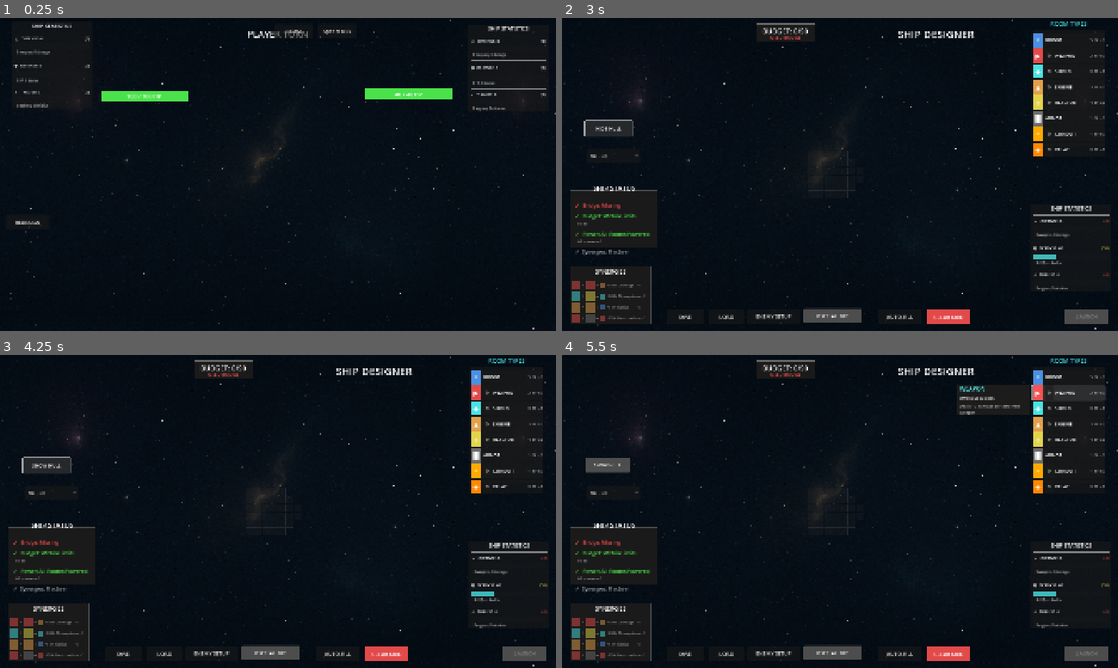
Above: before the commit, frames 1-4 (two rows, left to right).
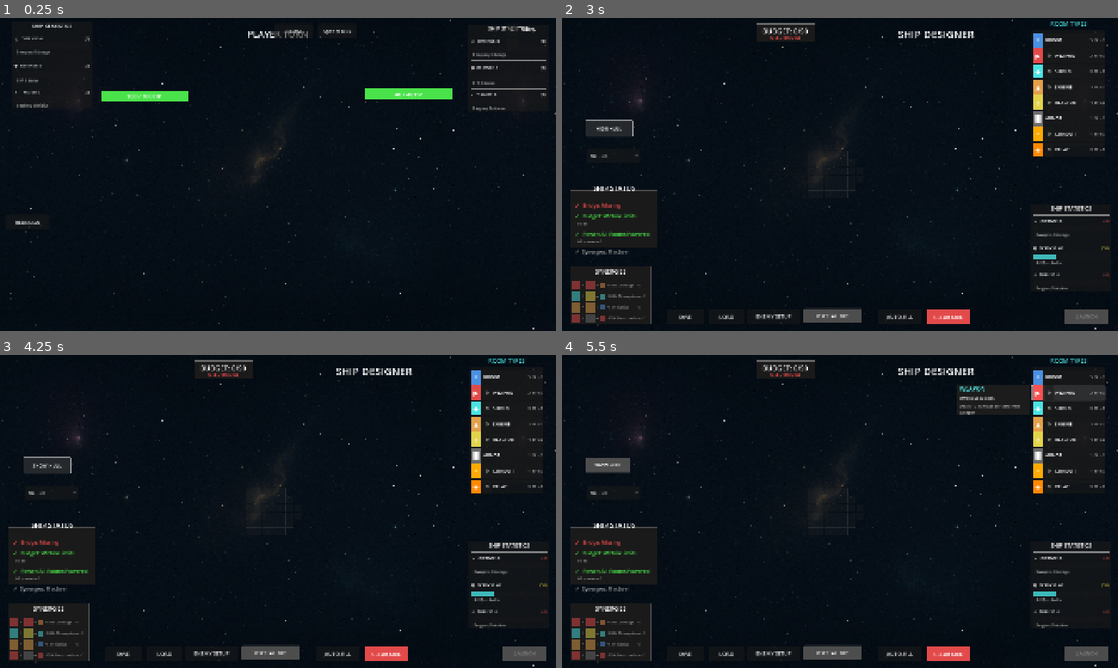
Above: after the commit, the same moments.

Repository: cautiouskurns/Startship-Designer
Game: Godot game, scene res://scenes/combat/Combat.tscn
Two runs of this game, one before a commit and one after it. Both use one fixed random seed, a clock stepped at 60 frames per second and the inputs below. This scene is started directly instead of the project's main scene. Sound files missing from this copy of the repository are replaced by a short silence.
Inputs (mouse positions are in pixels of both pictures, inside the frame that each line leads up to):
- Up to frame 1 (0.25 s): no input
- Up to frame 2 (3 s): click "REDESIGN" at 0.5 s; click "OVERLAY: OFF" at 1.25 s; click "OVERLAY: ON" at 2 s; click "SHOW HULL" at 2.75 s
- Up to frame 3 (4.25 s): click "HIDE HULL" at 3.5 s
- Up to frame 4 (5.5 s): click (1067, 376) at 4.25 s; click (1067, 392) at 5 s

The runs differ from the first frame. In frame 1, less than 0.1% of the frame differs, in the area x 91-97%, y 2-5%; in frame 2, less than 0.1%; in frame 3, less than 0.1%, in the area x 3-13%, y 32-38%; in frame 4, less than 0.1%.

Commit message:
feat: Add zoom controls to combat scene with mouse wheel and button support

Diff:
--- a/scenes/combat/Combat.tscn
+++ b/scenes/combat/Combat.tscn
@@ -184,6 +184,36 @@
 theme_override_font_sizes/font_size = 18
 text = "Speed: 0.5x"
 
+[node name="ZoomInButton" type="Button" parent="."]
+layout_mode = 0
+offset_left = 1750.0
+offset_top = 20.0
+offset_right = 1790.0
+offset_bottom = 60.0
+theme_override_font_sizes/font_size = 24
+text = "+"
+
+[node name="ZoomOutButton" type="Button" parent="."]
+layout_mode = 0
+offset_left = 1750.0
+offset_top = 70.0
+offset_right = 1790.0
+offset_bottom = 110.0
+theme_override_font_sizes/font_size = 24
+text = "−"
+
+[node name="ZoomLevelLabel" type="Label" parent="."]
+layout_mode = 0
+offset_left = 1800.0
+offset_top = 20.0
+offset_right = 1890.0
+offset_bottom = 60.0
+theme_override_colors/font_color = Color(1, 1, 1, 1)
+theme_override_font_sizes/font_size = 18
+text = "100%"
+horizontal_alignment = 0
+vertical_alignment = 1
+
 [node name="ResultOverlay" type="ColorRect" parent="."]
 visible = false
 layout_mode = 1
--- a/scenes/designer/ShipDesigner.tscn
+++ b/scenes/designer/ShipDesigner.tscn
@@ -143,9 +143,9 @@
 anchors_preset = 1
 anchor_left = 1.0
 anchor_right = 1.0
-offset_left = -1841.0
+offset_left = -1839.0
 offset_top = 355.0
-offset_right = -1686.0
+offset_right = -1684.0
 offset_bottom = 405.0
 grow_horizontal = 0
 theme_override_colors/font_color = Color(1, 1, 1, 1)
--- a/scripts/combat/Combat.gd
+++ b/scripts/combat/Combat.gd
@@ -28,6 +28,12 @@
 
 ## Fast Forward button
 @onready var ff_button: Button = $FFButton
+
+## Zoom controls
+@onready var zoom_in_button: Button = $ZoomInButton
+@onready var zoom_out_button: Button = $ZoomOutButton
+@onready var zoom_level_label: Label = $ZoomLevelLabel
+@onready var ship_battle_area: HBoxContainer = $ShipBattleArea
 
 ## Combat log
 @onready var combat_log: CombatLog = $CombatLog
@@ -57,12 +63,25 @@
 ## Speed control (2.0 = 0.5x speed by default)
 var speed_multiplier: float = 2.0  # 4.0 = 0.25x, 2.0 = 0.5x, 1.0 = 1x, 0.5 = 2x
 
+## Zoom controls
+var current_zoom: float = 1.0
+const ZOOM_MIN: float = 0.5
+const ZOOM_MAX: float = 1.5
+const ZOOM_STEP: float = 0.25
+
+## Pan controls (WASD)
+var pan_offset: Vector2 = Vector2.ZERO
+const PAN_SPEED: float = 20.0
+const PAN_LIMIT: float = 300.0
+
 func _ready():
 	# Connect buttons
 	redesign_button.pressed.connect(_on_redesign_pressed)
 	victory_return_button.pressed.connect(_on_victory_return_pressed)
 	pause_button.pressed.connect(_on_pause_pressed)
 	ff_button.pressed.connect(_on_ff_pressed)
+	zoom_in_button.pressed.connect(_zoom_in)
+	zoom_out_button.pressed.connect(_zoom_out)
 
 	# Set initial button text
 	pause_button.text = "PAUSE"
@@ -77,6 +96,34 @@
 	pause_button.mouse_exited.connect(_on_button_hover_end.bind(pause_button))
 	ff_button.mouse_entered.connect(_on_button_hover_start.bind(ff_button))
 	ff_button.mouse_exited.connect(_on_button_hover_end.bind(ff_button))
+	zoom_in_button.mouse_entered.connect(_on_button_hover_start.bind(zoom_in_button))
+	zoom_in_button.mouse_exited.connect(_on_button_hover_end.bind(zoom_in_button))
+	zoom_out_button.mouse_entered.connect(_on_button_hover_start.bind(zoom_out_button))
+	zoom_out_button.mouse_exited.connect(_on_button_hover_end.bind(zoom_out_button))
+
+## Handle input for mouse wheel zoom and WASD panning
+func _input(event: InputEvent) -> void:
+	# Mouse wheel zoom
+	if event is InputEventMouseButton:
+		if event.button_index == MOUSE_BUTTON_WHEEL_UP and event.pressed:
+			_zoom_in()
+		elif event.button_index == MOUSE_BUTTON_WHEEL_DOWN and event.pressed:
+			_zoom_out()
+
+	# WASD panning
+	elif event is InputEventKey and event.pressed:
+		var pan_delta = Vector2.ZERO
+		if event.keycode == KEY_W:
+			pan_delta.y = -PAN_SPEED
+		elif event.keycode == KEY_S:
+			pan_delta.y = PAN_SPEED
+		elif event.keycode == KEY_A:
+			pan_delta.x = -PAN_SPEED
+		elif event.keycode == KEY_D:
+			pan_delta.x = PAN_SPEED
+
+		if pan_delta != Vector2.ZERO:
+			_apply_pan(pan_delta)
 
 ## Start combat with player ship data and mission index
 func start_combat(player_ship: ShipData, mission_index: int = 0):
@@ -84,6 +131,15 @@
 	player_data = player_ship
 	current_mission = mission_index
 	print("DEBUG Combat.start_combat: player_data set, mission: ", mission_index)
+
+	# Reset zoom and pan to default
+	current_zoom = 1.0
+	pan_offset = Vector2.ZERO
+	ship_battle_area.scale = Vector2(1.0, 1.0)
+	ship_battle_area.position = Vector2.ZERO
+	zoom_level_label.text = "100%"
+	zoom_in_button.disabled = false
+	zoom_out_button.disabled = false
 
 	# Apply hull bonuses (Phase 10.1)
 	var hull_data = GameState.get_current_hull_data()
@@ -1052,6 +1108,46 @@
 func _get_speed_multiplier_value() -> float:
 	return speed_multiplier
 
+## Zoom in - increase zoom level
+func _zoom_in() -> void:
+	var new_zoom = min(ZOOM_MAX, current_zoom + ZOOM_STEP)
+	_apply_zoom(new_zoom)
+
+## Zoom out - decrease zoom level
+func _zoom_out() -> void:
+	var new_zoom = max(ZOOM_MIN, current_zoom - ZOOM_STEP)
+	_apply_zoom(new_zoom)
+
+## Apply zoom level with smooth transition
+func _apply_zoom(new_zoom: float) -> void:
+	if new_zoom == current_zoom:
+		return
+
+	current_zoom = new_zoom
+
+	# Update zoom level display
+	zoom_level_label.text = "%d%%" % int(current_zoom * 100)
+
+	# Apply zoom with smooth tween
+	var tween = create_tween()
+	tween.tween_property(ship_battle_area, "scale", Vector2(current_zoom, current_zoom), 0.2)
+
+	# Update button states
+	zoom_in_button.disabled = (current_zoom >= ZOOM_MAX)
+	zoom_out_button.disabled = (current_zoom <= ZOOM_MIN)
+
+## Apply panning offset (WASD)
+func _apply_pan(delta: Vector2) -> void:
+	# Update pan offset
+	pan_offset += delta
+
+	# Clamp to limits
+	pan_offset.x = clamp(pan_offset.x, -PAN_LIMIT, PAN_LIMIT)
+	pan_offset.y = clamp(pan_offset.y, -PAN_LIMIT, PAN_LIMIT)
+
+	# Apply to ship battle area position
+	ship_battle_area.position = pan_offset
+
 ## Create enemy ship from template (Phase 10.8 - template system)
 func _create_enemy_from_template(template: ShipTemplate) -> ShipData:
 	# Create empty grid based on template dimensions
Not shown, changed: docs/MVP ROADMAP.md
